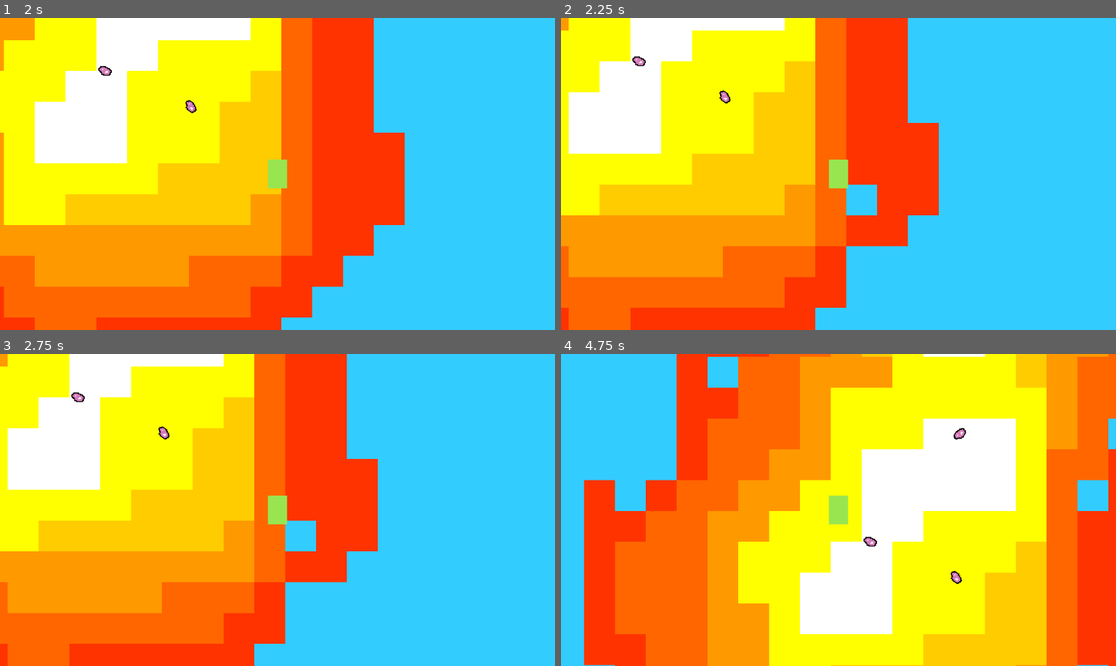
Above: before the commit, frames 1-4 (two rows, left to right).
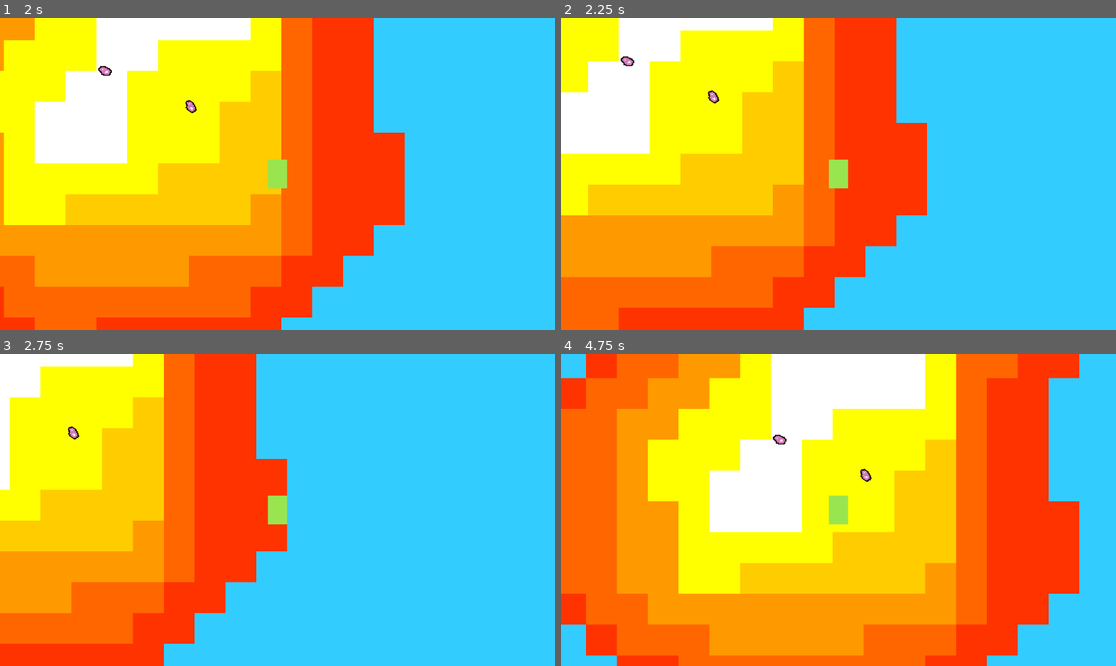
Above: after the commit, the same moments.

Repository: szeplakig/LD54
Game: Godot game, scene res://root.tscn
Two runs of this game, one before a commit and one after it. Both use one fixed random seed, a clock stepped at 60 frames per second and the inputs below.
Inputs:
- Up to frame 1 (2 s): tap Enter at 0.5 s; hold Right (ui_right) 0.53-1.28 s; hold Q (drop) 0.53-1.28 s; hold Down (ui_down) from 1.28 s (still down); tap E (interact) at 1.35 s
- Up to frame 2 (2.25 s): release Down (ui_down) at 2.03 s; hold Right (ui_right) from 2.03 s (still down); hold Q (drop) from 2.03 s (still down)
- Up to frame 3 (2.75 s): keep holding Right (ui_right); keep holding Q (drop)
- Up to frame 4 (4.75 s): release Right (ui_right) at 2.78 s; release Q (drop) at 2.78 s; hold Up (ui_up) 2.78-3.53 s; tap E (interact) at 2.85, 4.35 s; hold Q (drop) 3.53-4.28 s; hold Left (ui_left) from 3.53 s (still down)

Frame 1 is identical in both runs. In frame 2, 10% of the frame differs, in the area x 0-69%, y 0-100%; in frame 3, 47%; in frame 4, 87%, in the area x 0-100%, y 0-100%.

Commit message:
game over detection

Diff:
--- a/tilemap/water_level.gd
+++ b/tilemap/water_level.gd
@@ -10,8 +10,8 @@
 	]
 const WATER_TILE_COORDS = Vector2i(0,1)
 
-const WATER_RISE_TICK = 2
-const TILES_PER_TICK = 5
+const WATER_RISE_TICK = 5
+const TILES_PER_TICK = 20
 
 var time_passed = 0
 
@@ -33,10 +33,23 @@
 
 func raise_water_lvl():
 	var rng = RandomNumberGenerator.new()
+	var player_pos = get_node("../Player").position
+	#print("palyerpos:")
+	#print(player_pos)
 	for i in range(0,TILES_PER_TICK):
 		var tiles = get_used_cells_by_id(0,0,ISLAND_LVL_COORDS[current_water_lvl])
 		var rnd_ind = rng.randf_range(0,len(tiles))
 		var remove_coord = tiles.pop_at(rnd_ind)
+		var global_coord = to_global(map_to_local(remove_coord))
+		#print("remove coord:")
+		#print(remove_coord)
+		#print("global:")
+		#print(global_coord)
+		#print("====================")
+
+		if abs(player_pos[0] - global_coord[0]) <= 8 && abs(player_pos[1] - global_coord[1]) <= 8:
+			print("GAME OVER")
+
 		set_cell(0,remove_coord,0,WATER_TILE_COORDS)
 		if len(tiles) == 0 :
 			current_water_lvl += 1
